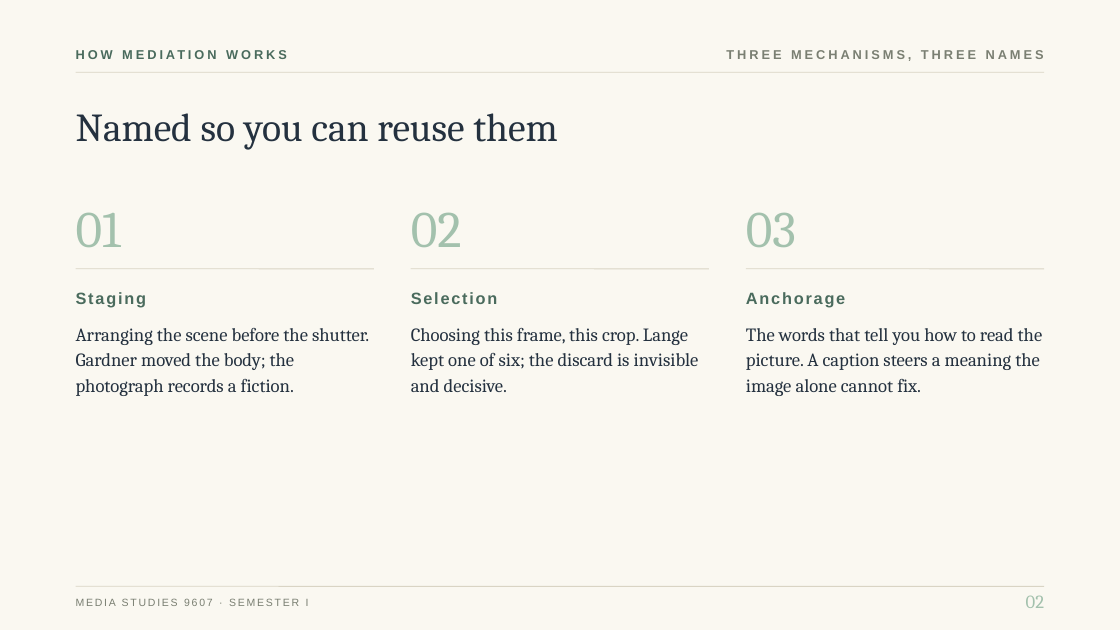
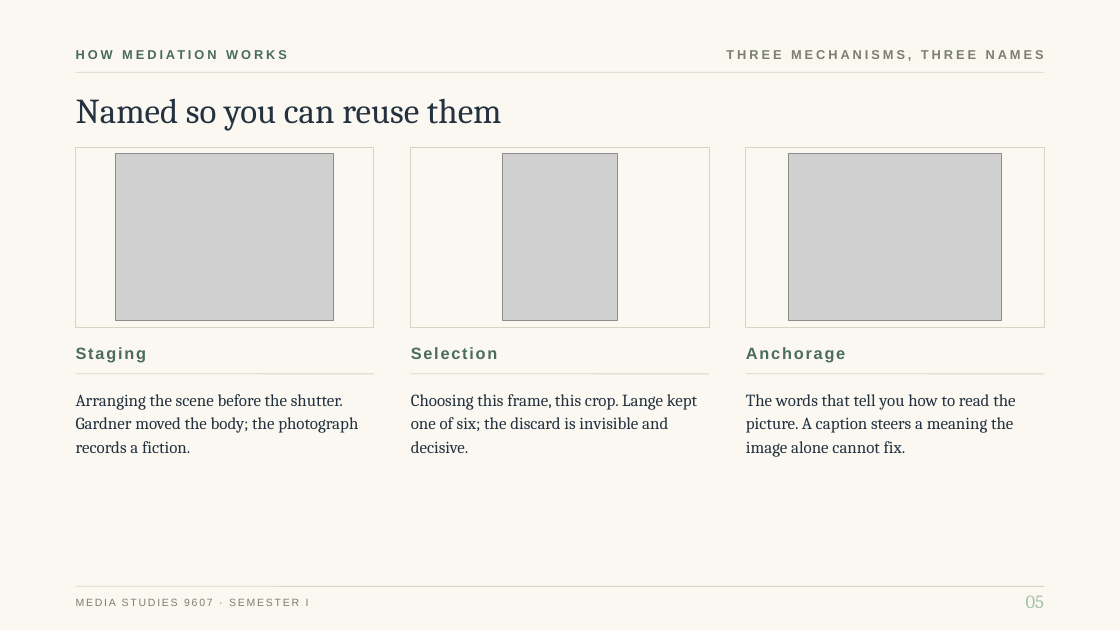
Before and after one commit to ohwowgreat/courses-site, a slide deck: slide 8 of content/decks/media-studies/media-studies-s1-lesson-01-the-four-key-concepts.pptx (slide 7 before the commit). Drawn at 1120x630 pixels with LibreOffice and Linux fonts; fonts in the diff are those of the drawing; grey boxes stand for pictures. Boxes give left, top, right and bottom in pixels: in the first picture for what was removed or moved away, otherwise in the second. Text is boxed around its words. In the diff, an @@ line names an element or a change of style, - is before the commit and + after.

```diff
--- a/content/decks/media-studies/media-studies-s1-lesson-01-the-four-key-concepts.pptx
+++ b/content/decks/media-studies/media-studies-s1-lesson-01-the-four-key-concepts.pptx
@@ text "Named so you can reuse ..." moved from (x1=76, y1=113, x2=558, y2=150) to (x1=76, y1=98, x2=502, y2=130) @@
@@ text "Named so you can reuse ..." at (x1=76, y1=98, x2=502, y2=130): size 34 to 30 pt @@
@@ rectangle added at (x1=76, y1=147, x2=374, y2=328), fill #FAF8F1, outline #D9D4C4 0.75 pt @@
@@ rectangle added at (x1=411, y1=147, x2=709, y2=328), fill #FAF8F1, outline #D9D4C4 0.75 pt @@
@@ rectangle added at (x1=746, y1=147, x2=1044, y2=328), fill #FAF8F1, outline #D9D4C4 0.75 pt @@
@@ picture added at (x1=116, y1=154, x2=334, y2=321) @@
@@ picture added at (x1=502, y1=154, x2=618, y2=321) @@
@@ picture added at (x1=788, y1=154, x2=1002, y2=321) @@
@@ text removed at (x1=76, y1=213, x2=121, y2=247) @@
-01
@@ text removed at (x1=411, y1=213, x2=462, y2=247) @@
-02
@@ text removed at (x1=746, y1=213, x2=796, y2=247) @@
-03
@@ 3 texts moved together from (x1=76, y1=292, x2=845, y2=308) to (x1=76, y1=347, x2=845, y2=363) @@
@@ text "Arranging the scene before the ..." moved from (x1=76, y1=328, x2=369, y2=396) to (x1=76, y1=394, x2=358, y2=453) @@
@@ text "Choosing this frame, this crop. ..." moved from (x1=411, y1=328, x2=699, y2=392) to (x1=411, y1=394, x2=697, y2=453) @@
@@ size 16 to 14.5 pt; line spacing 22pt to 20pt in 3 elements at (x1=76, y1=394, x2=358, y2=453), (x1=411, y1=394, x2=697, y2=453), (x1=746, y1=394, x2=1015, y2=457) @@
@@ text "The words that tell you ..." moved from (x1=746, y1=328, x2=1043, y2=396) to (x1=746, y1=394, x2=1015, y2=457) @@
@@ 3 lines moved together from (x1=76, y1=269, x2=1044, y2=269) to (x1=76, y1=374, x2=1044, y2=374) @@
@@ text at (x1=1026, y1=595, x2=1044, y2=608): text changed @@
-02
+05
```
Also in this commit, not shown: 4 other slides changed, 3 slides added, 2 slides removed, 39 other files.
